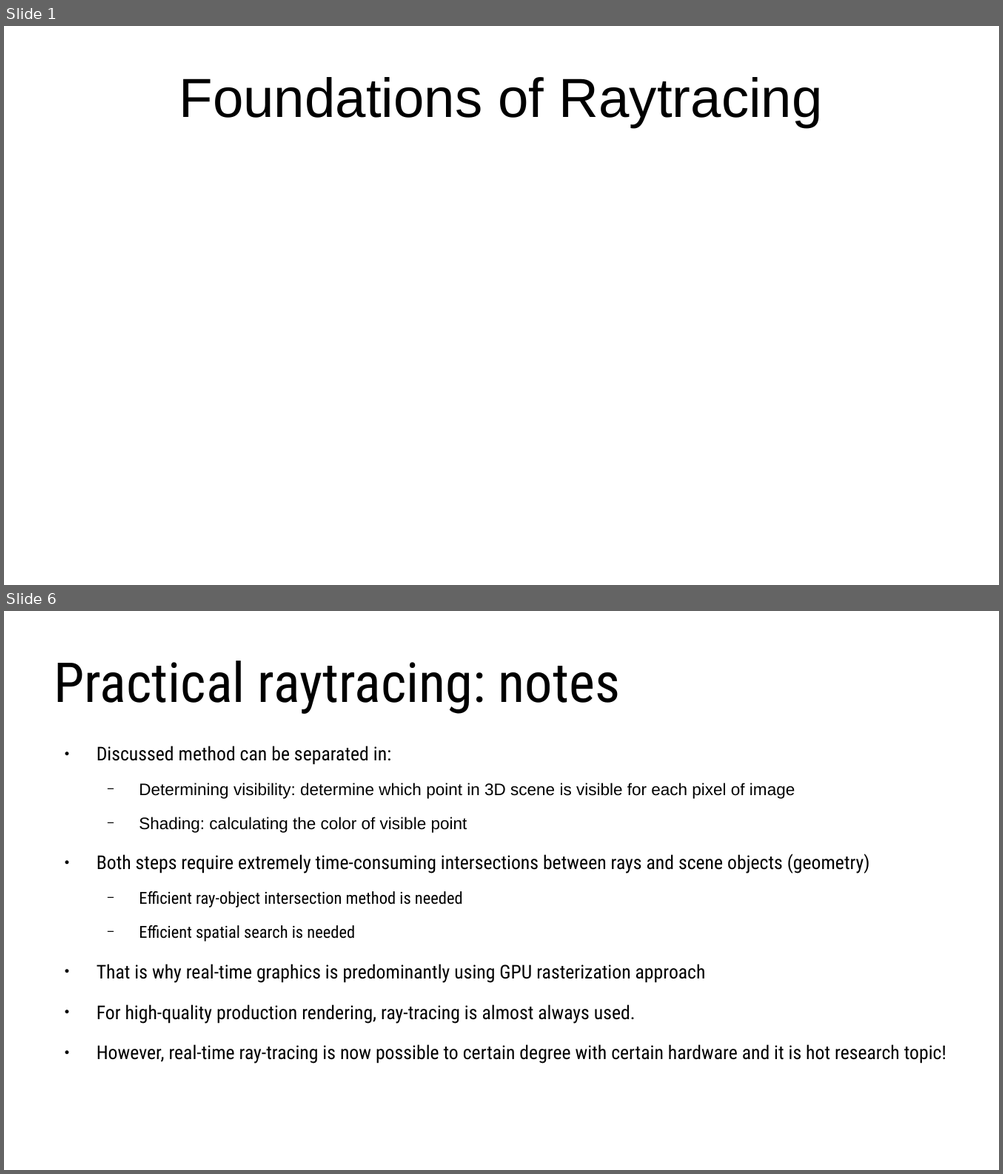
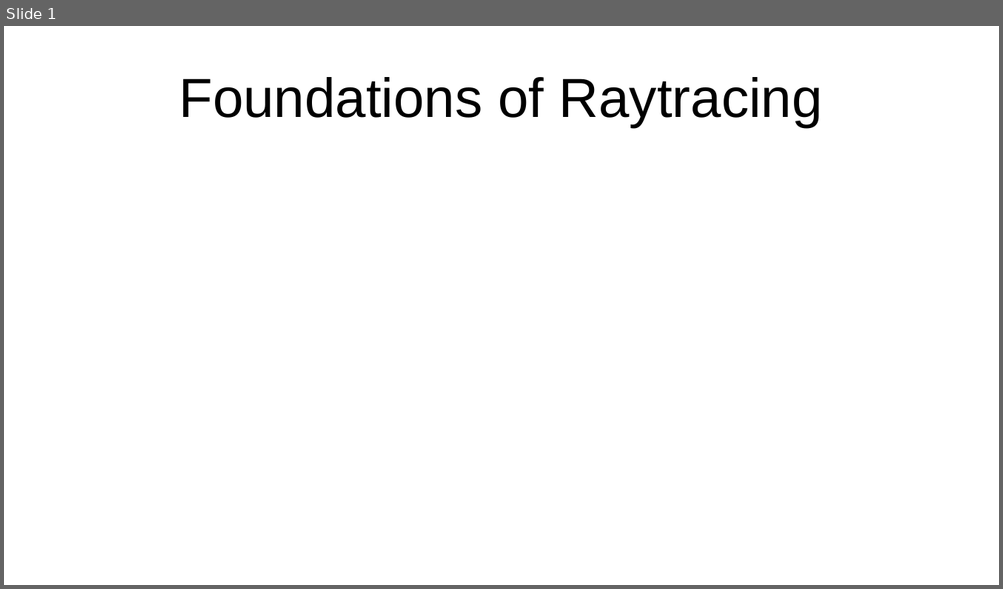
Before and after one commit to lorentzo/IntroductionToComputerGraphics, a slide deck: lectures/foundations_rendering/foundations_raytracing.odp. Shown one above the other, each under a label of ours: slides 1 and 6 before the commit, slide 1 after it; the slides between them are not shown. The pictures are 1003x1174 and 1003x589 pixels, drawn with LibreOffice and Linux fonts; fonts in the diff are those of the drawing. Boxes give left, top, right and bottom in pixels: in the first picture for what was removed or moved away, otherwise in the second. Text is boxed around its words. In the diff, an @@ line names an element or a change of style, - is before the commit and + after.

Commit message:
updating foundations of rendering

```diff
--- a/lectures/foundations_rendering/foundations_raytracing.odp
+++ b/lectures/foundations_rendering/foundations_raytracing.odp
@@ slide 6 removed at [4, 611, 999, 1170], background #FFFFFF @@
@@ title removed at [54, 661, 620, 714] @@
-Practical raytracing: notes
@@ text removed at [96, 746, 946, 1064] @@
-● Discussed method can be separated in:
-  − Determining visibility: determine which point in 3D scene is visible for each pixel of image
-  − Shading: calculating the color of visible point
-● Both steps require extremely time-consuming intersections between rays and scene objects (geometry)
-  − Efficient ray-object intersection method is needed
-  − Efficient spatial search is needed
-● That is why real-time graphics is predominantly using GPU rasterization approach
-● For high-quality production rendering, ray-tracing is almost always used.
-● However, real-time ray-tracing is now possible to certain degree with certain hardware and it is hot research topic!
```
Also in this commit, not shown: 1 slide added, 5 other slides removed, 3 other files.
